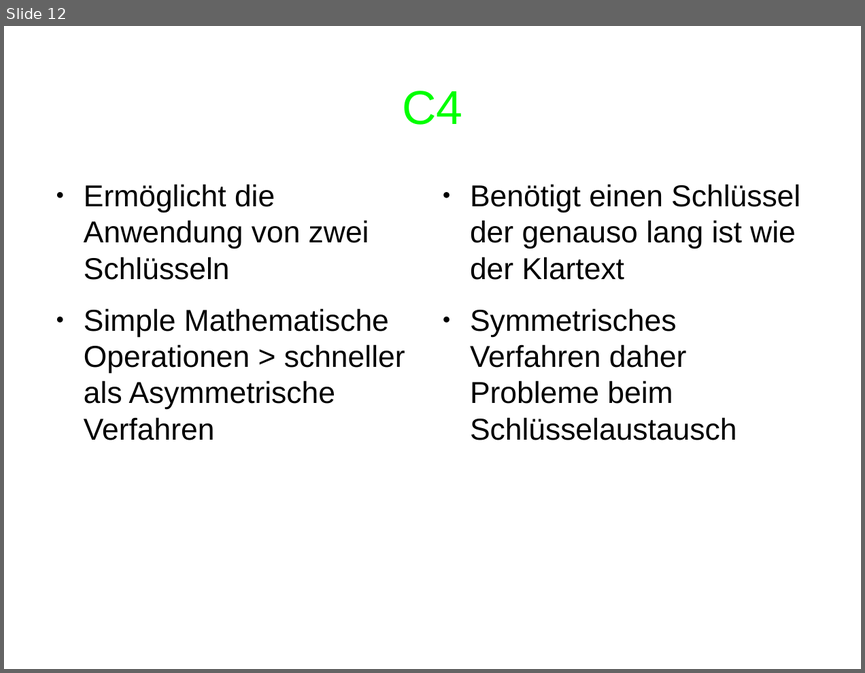
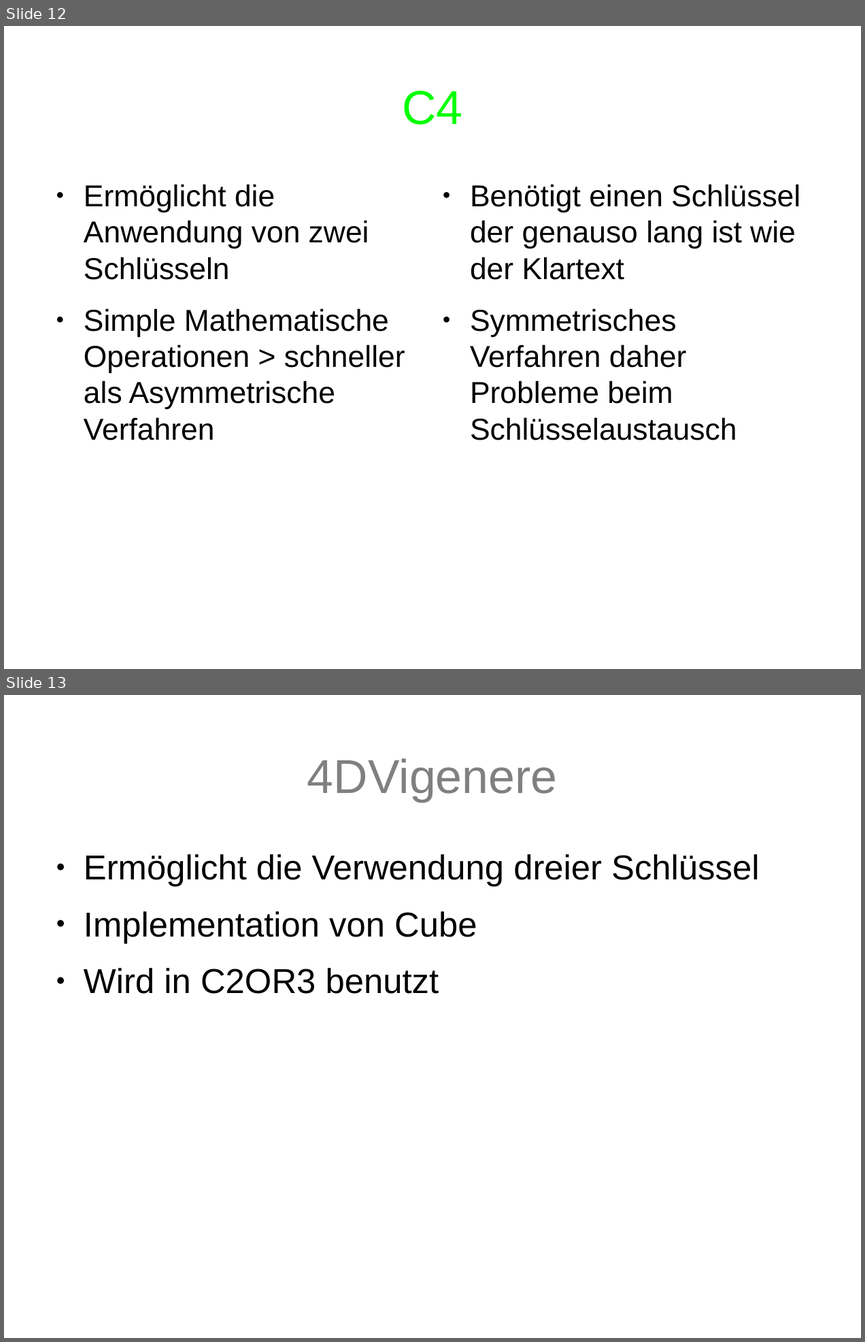
Before and after one commit to dodonator/cube, a slide deck: Vortrag/vortrag.odp. Shown one above the other, each under a label of ours: slide 12 before the commit, slides 12 and 13 after it. The pictures are 865x673 and 865x1342 pixels, drawn with LibreOffice and Linux fonts; fonts in the diff are those of the drawing. Boxes give left, top, right and bottom in pixels: in the first picture for what was removed or moved away, otherwise in the second. Text is boxed around its words. In the diff, an @@ line names an element or a change of style, - is before the commit and + after.

Commit message:
Erweiterung des Vortrages durch 4DVigenere und C2OR3

```diff
--- a/Vortrag/vortrag.odp
+++ b/Vortrag/vortrag.odp
@@ slide 13 added at <box>4,695,861,1338</box>, background #FFFFFF @@
@@ title added at <box>307,758,557,802</box>, 44 pt, text #808080 @@
+4DVigenere
@@ text added at <box>84,854,759,994</box>, 32 pt, text #000000 @@
+● Ermöglicht die Verwendung dreier Schlüssel
+● Implementation von Cube
+● Wird in C2OR3 benutzt
```
Also in this commit, not shown: 3 slides changed, 12 other slides added, 1 other file.
